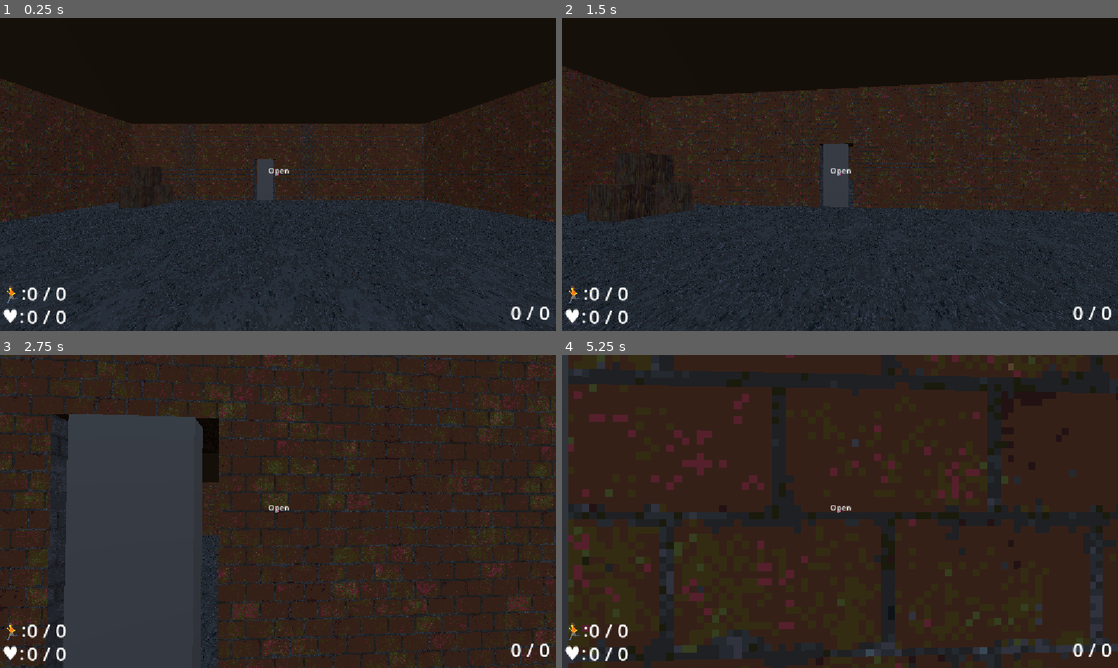
Above: before the commit, frames 1-4 (two rows, left to right).
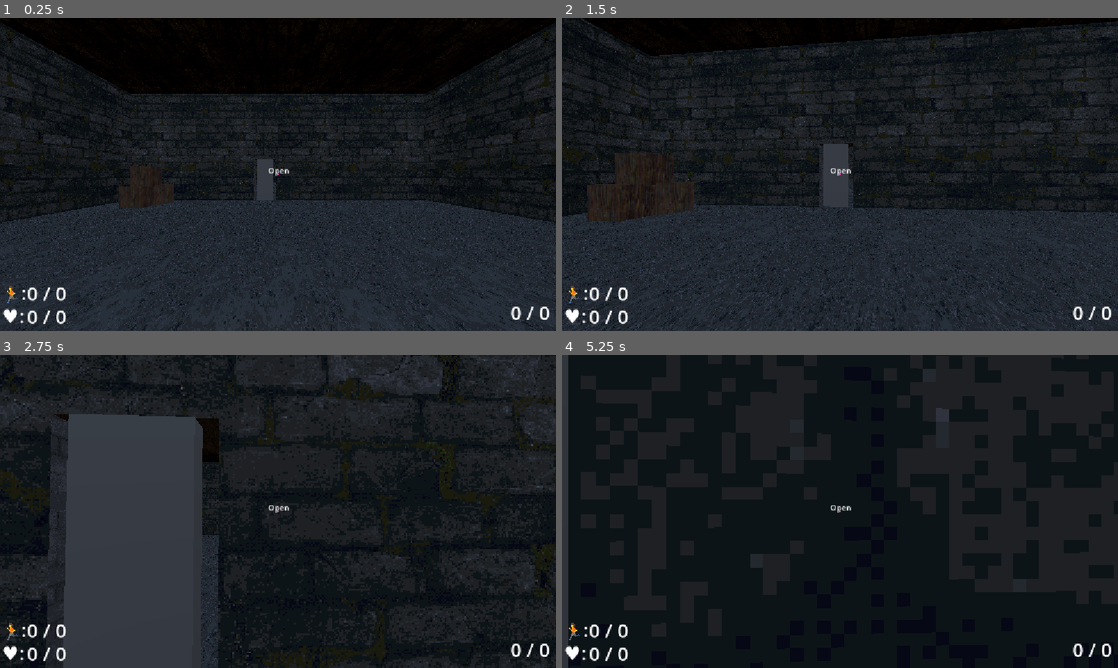
Above: after the commit, the same moments.

Repository: jmenoandrii/one-more-time
Game: Godot game, scene res://Scenes/main.tscn
The game is run twice, just before and just after one commit, with the same random seed, the same clock (stepped at 60 frames per second) and the same inputs.
Inputs (mouse positions are in pixels of both pictures, inside the frame that each line leads up to):
- Up to frame 1 (0.25 s): no input
- Up to frame 2 (1.5 s): tap Enter at 0.5 s; move the mouse to (867, 174) at 0.52 s; hold W (move_forward) from 0.53 s (still down); click (867, 174) at 0.6 s; tap Space (jump) at 0.77 s; move the mouse to (812, 174) at 1.27 s; tap Ctrl (crouch) at 1.35 s
- Up to frame 3 (2.75 s): keep holding W (move_forward); tap Space (jump) at 1.52 s; move the mouse to (289, 505) at 2.02 s; hold Right mouse button (inspect) from 2.03 s (still down)
- Up to frame 4 (5.25 s): keep holding W (move_forward); move the mouse to (834, 517) at 2.77 s; release Right mouse button (inspect) at 2.78 s; tap E (interact) at 2.85 s; tap Space (jump) at 3.02, 3.77, 4.52 s; move the mouse to (878, 514) at 3.52 s; hold Shift (run) 3.53-4.28 s; move the mouse to (795, 508) at 4.27 s; tap 1 (weapon_1) at 4.35 s; move the mouse to (845, 511) at 5.02 s; tap 2 (weapon_2) at 5.1 s

The runs differ from the first frame. In frame 1, 16% of the frame differs, in the area x 0-100%, y 4-66%; in frame 2, 24%; in frame 3, 39%; in frame 4, 58%, in the area x 1-100%, y 0-100%.
Error in both runs: Invalid access to property or key 'died' on a base object of type 'Node'. (res://Scripts/Player/Player.gd:73)

Commit message:
New textures

Diff:
--- a/Materials/redbrick_psx.tres
+++ b/Materials/redbrick_psx.tres
@@ -1,9 +1,9 @@
 [gd_resource type="StandardMaterial3D" format=3 uid="uid://lpn3hxmrfyuh"]
 
-[ext_resource type="Texture2D" uid="uid://bp53uvvae48ve" path="res://Materials/RedBricks_01_height_psx.png" id="1_qi2yn"]
+[ext_resource type="Texture2D" uid="uid://c7a00x2vykbax" path="res://Materials/castel_psx.png" id="1_qi2yn"]
 
 [resource]
 albedo_texture = ExtResource("1_qi2yn")
-uv1_scale = Vector3(0.4, 0.4, 0.4)
+uv1_scale = Vector3(0.2, 0.2, 0.2)
 uv1_triplanar = true
 texture_filter = 0
--- /dev/null
+++ b/Materials/roof_wood_psx.tres
@@ -0,0 +1,9 @@
+[gd_resource type="StandardMaterial3D" format=3 uid="uid://yqlqddyi6gpu"]
+
+[ext_resource type="Texture2D" uid="uid://dnwdeesnslrg7" path="res://Materials/Wood02_basecolor_psx.png" id="1_rcthk"]
+
+[resource]
+albedo_texture = ExtResource("1_rcthk")
+uv1_scale = Vector3(0.7, 1, 1)
+uv1_triplanar = true
+texture_filter = 0
--- a/Scenes/main.tscn
+++ b/Scenes/main.tscn
@@ -17,7 +17,6 @@
 [ext_resource type="AudioStream" uid="uid://brse3y3ed4xlr" path="res://Sounds/Foot/Stone/Footstep Stone 4.ogg" id="11_3pmx8"]
 [ext_resource type="AudioStream" uid="uid://bh8p460br1bba" path="res://Sounds/lumora_studios-pixel-jump-319167.mp3" id="12_u50mg"]
 [ext_resource type="Script" uid="uid://doeulblpmm8y" path="res://Scripts/UI/pause_menu.gd" id="13_cbgmd"]
-[ext_resource type="Script" uid="uid://3w08oe525cl4" path="res://Scripts/HealthComponent.gd" id="13_wsu2k"]
 [ext_resource type="AudioStream" uid="uid://c17a8h5lxtf10" path="res://Sounds/Music/ribhavagrawal-core-punk-no-copyright-music-338077.mp3" id="13_wsu2k"]
 [ext_resource type="Script" uid="uid://4jaonda2bhh7" path="res://Scripts/UI/ui_controller.gd" id="14_1w6v2"]
 [ext_resource type="PackedScene" uid="uid://c4t0wwom1yen8" path="res://Materials/box.fbx" id="16_b3802"]
@@ -263,23 +262,23 @@
 use_collision = true
 
 [node name="CSGBox3D" type="CSGBox3D" parent="Level 1" unique_id=1121604689]
-transform = Transform3D(1, 0, 0, 0, 1, 0, 0, 0, 1, 10.069019, 2.7758918, -9.504108)
-size = Vector3(40, 5.517334, 1)
+transform = Transform3D(1, 0, 0, 0, 1, 0, 0, 0, 1, 10.069019, 3, -9.504108)
+size = Vector3(40, 7, 1)
 material = ExtResource("1_fevyy")
 
 [node name="CSGBox3D3" type="CSGBox3D" parent="Level 1" unique_id=301770816]
-transform = Transform3D(1, 0, 0, 0, 1, 0, 0, 0, 1, 37.06902, 2.7758918, -9.504108)
-size = Vector3(14, 5.517334, 1)
+transform = Transform3D(1, 0, 0, 0, 1, 0, 0, 0, 1, 37.06902, 3, -9.504108)
+size = Vector3(14, 7, 1)
 material = ExtResource("2_hibaj")
 
 [node name="CSGBox3D2" type="CSGBox3D" parent="Level 1" unique_id=1390928476]
-transform = Transform3D(1, 0, 0, 0, 1, 0, 0, 0, 1, 17.064697, 2.7621412, 9.503925)
-size = Vector3(54, 5.517334, 1)
+transform = Transform3D(1, 0, 0, 0, 1, 0, 0, 0, 1, 17.065, 3, 9.504)
+size = Vector3(54, 7, 1)
 material = ExtResource("1_fevyy")
 
 [node name="CSGBox3D5" type="CSGBox3D" parent="Level 1" unique_id=945164252]
-transform = Transform3D(1, 0, 0, 0, 1, 0, 0, 0, 1, 10.064697, 2.7621412, -24.496075)
-size = Vector3(40, 5.517334, 1)
+transform = Transform3D(1, 0, 0, 0, 1, 0, 0, 0, 1, 10.064697, 3, -24.496075)
+size = Vector3(40, 7, 1)
 material = ExtResource("1_fevyy")
 
 [node name="CSGBox3D20" type="CSGBox3D" parent="Level 1" unique_id=1167251494]
@@ -303,56 +302,58 @@
 material = ExtResource("1_fevyy")
 
 [node name="CSGBox3D16" type="CSGBox3D" parent="Level 1" unique_id=1644840580]
-transform = Transform3D(1, 0, 0, 0, 1, 0, 0, 0, 1, 37.064697, 2.7621412, -18.496075)
-size = Vector3(14, 5.517334, 1)
+transform = Transform3D(1, 0, 0, 0, 1, 0, 0, 0, 1, 37.064697, 3, -18.496075)
+size = Vector3(14, 7, 1)
 material = ExtResource("2_hibaj")
 
 [node name="CSGBox3D8" type="CSGBox3D" parent="Level 1" unique_id=943236454]
-transform = Transform3D(-4.371139e-08, 0, 1, 0, 1, 0, -1, 0, -4.371139e-08, 13.303528, 2.7621412, -7.8131247)
+transform = Transform3D(-4.371139e-08, 0, 1, 0, 1, 0, -1, 0, -4.371139e-08, 13.303528, 3, -7.8131247)
 material_override = ExtResource("1_fevyy")
-size = Vector3(34, 5.517334, 1)
+size = Vector3(34, 7, 1)
 material = ExtResource("1_fevyy")
 
 [node name="CSGBox3D6" type="CSGBox3D" parent="Level 1" unique_id=672115471]
-transform = Transform3D(-4.371139e-08, 0, 1, 0, 1, 0, -1, 0, -4.371139e-08, -10.110718, 3.0034742, -7.3206596)
-size = Vector3(36, 6, 1)
+transform = Transform3D(-4.371139e-08, 0, 1, 0, 1, 0, -1, 0, -4.371139e-08, -10.110718, 3, -7.6544)
+size = Vector3(35.33252, 7, 1)
 material = ExtResource("1_fevyy")
 
 [node name="CSGBox3D14" type="CSGBox3D" parent="Level 1" unique_id=82474699]
-transform = Transform3D(-4.371139e-08, 0, 1, 0, 1, 0, -1, 0, -4.371139e-08, 43.889282, 3.0034742, -17.320662)
-size = Vector3(16, 6, 1)
+transform = Transform3D(-4.371139e-08, 0, 1, 0, 1, 0, -1, 0, -4.371139e-08, 43.889282, 3, -17.320662)
+size = Vector3(16, 7, 1)
 material = ExtResource("2_hibaj")
 
 [node name="CSGBox3D17" type="CSGBox3D" parent="Level 1" unique_id=1379698229]
-transform = Transform3D(-4.371139e-08, 0, 1, 0, 1, 0, -1, 0, -4.371139e-08, 43.889282, 3.0034742, 0.17933846)
-size = Vector3(19, 6, 1)
+transform = Transform3D(-4.371139e-08, 0, 1, 0, 1, 0, -1, 0, -4.371139e-08, 43.889282, 3, 0.17933846)
+size = Vector3(19, 7, 1)
 material = ExtResource("1_fevyy")
 
 [node name="CSGBox3D7" type="CSGBox3D" parent="Level 1" unique_id=1969949761]
-transform = Transform3D(-4.371139e-08, 0, 1, 0, 1, 0, -1, 0, -4.371139e-08, 29.889282, 2.8442945, 0.480608)
-size = Vector3(19, 5.6816406, 1)
+transform = Transform3D(-4.371139e-08, 0, 1, 0, 1, 0, -1, 0, -4.371139e-08, 29.889282, 3, 0.480608)
+size = Vector3(19, 7, 1)
 material = ExtResource("1_fevyy")
 
 [node name="CSGBox3D15" type="CSGBox3D" parent="Level 1" unique_id=973316273]
-transform = Transform3D(-4.371139e-08, 0, 1, 0, 1, 0, -1, 0, -4.371139e-08, 29.889282, 2.8442945, -18.519392)
+transform = Transform3D(-4.371139e-08, 0, 1, 0, 1, 0, -1, 0, -4.371139e-08, 29.889282, 3, -18.519392)
 material_override = ExtResource("2_hibaj")
-size = Vector3(19, 5.6816406, 1)
+size = Vector3(19, 7, 1)
 material = ExtResource("2_hibaj")
 
 [node name="CSGBox3D18" type="CSGBox3D" parent="Level 1" unique_id=2039703084]
-transform = Transform3D(-4.371139e-08, 0, 1, 0, 1, 0, -1, 0, -4.371139e-08, 28.889282, 2.8442945, -18.519392)
+transform = Transform3D(-4.371139e-08, 0, 1, 0, 1, 0, -1, 0, -4.371139e-08, 28.889282, 3, -18.519392)
 material_override = ExtResource("2_hibaj")
-size = Vector3(19, 5.6816406, 1)
+size = Vector3(19, 7, 1)
 material = ExtResource("1_fevyy")
 
 [node name="CSGBox3D4" type="CSGBox3D" parent="Level 1" unique_id=2138713178]
-transform = Transform3D(1, 0, 0, 0, 1, 0, 0, 0, 1, 17.064697, 5.181492, -7.4960747)
-size = Vector3(54, 1, 35)
+transform = Transform3D(1, 0, 0, 0, 1, 0, 0, 0, 1, 16.064697, 7.117279, -7.4960747)
+material_override = ExtResource("3_pdsj5")
+size = Vector3(56, 1, 35)
+material = ExtResource("1_fevyy")
 
 [node name="CSGBox3D19" type="CSGBox3D" parent="Level 1" unique_id=276302905]
 transform = Transform3D(1, 0, 0, 0, 1, 0, 0, 0, 1, 36.55603, -0.63721323, -14.004848)
 size = Vector3(15, 1.3505859, 10)
-material = ExtResource("2_hibaj")
+material = ExtResource("3_pdsj5")
 
 [node name="CSGCylinder3D" type="CSGCylinder3D" parent="Level 1" unique_id=495029207]
 transform = Transform3D(1, 0, 0, 0, -4.371139e-08, -1, 0, 1, -4.371139e-08, 4.316411, 2.0656686, -9.409776)
@@ -366,7 +367,7 @@
 operation = 2
 radius = 3.9873047
 height = 4.519043
-material = ExtResource("2_hibaj")
+material = ExtResource("3_pdsj5")
 
 [node name="CSGBox3D9" type="CSGBox3D" parent="Level 1" unique_id=48045049]
 transform = Transform3D(1, 0, 0, 0, 1, 0, 0, 0, 1, 13.511556, 1.2546277, -0.7858695)
@@ -381,9 +382,9 @@
 material = ExtResource("2_hibaj")
 
 [node name="CSGBox3D11" type="CSGBox3D" parent="Level 1" unique_id=963720790]
-transform = Transform3D(-4.371139e-08, 0, -1, 0, 1, 0, 1, 0, -4.371139e-08, 35.451256, 1.2588813, -9.570639)
+transform = Transform3D(-4.371139e-08, 0, -1, 0, 1, 0, 1, 0, -4.371139e-08, 35.451256, 1.4033973, -9.570639)
 operation = 2
-size = Vector3(3.4712524, 2.4970093, 2)
+size = Vector3(3.4712524, 2.2079773, 2)
 material = ExtResource("2_hibaj")
 
 [node name="CSGBox3D12" type="CSGBox3D" parent="Level 1" unique_id=1024326713]
@@ -433,6 +434,7 @@
 [node name="MeshInstance3D2" type="MeshInstance3D" parent="Level 1/floor" unique_id=264133809]
 transform = Transform3D(2.843934, 0, 0, 0, 0.99929696, 0, 0, 0, 1.0238105, 0, 0, -20.47621)
 layers = 3
+material_override = ExtResource("3_pdsj5")
 mesh = SubResource("PlaneMesh_jkdf5")
 
 [node name="CollisionShape3D" type="CollisionShape3D" parent="Level 1/floor" unique_id=1898802772 groups=["dirt"]]
@@ -614,7 +616,7 @@
 collision_mask = 2
 
 [node name="HealthComponent" type="Node" parent="Player" unique_id=1280028663]
-script = ExtResource("13_wsu2k")
+
 [node name="raycast" type="RayCast3D" parent="Player" unique_id=143733516]
 transform = Transform3D(1, 0, 0, 0, -4.371139e-08, -1, 0, 1, -4.371139e-08, 0, 1.5, 0)
 target_position = Vector3(0, -2, 0)
Binary file added: Materials/Wood02_basecolor_psx.png
Not shown, added: Materials/Wood02_basecolor_psx.png.import
Binary file added: Materials/asphalt2_psx.png
Not shown, added: Materials/asphalt2_psx.png.import
Binary file added: Materials/castel_psx.png
Not shown, added: Materials/castel_psx.png.import
